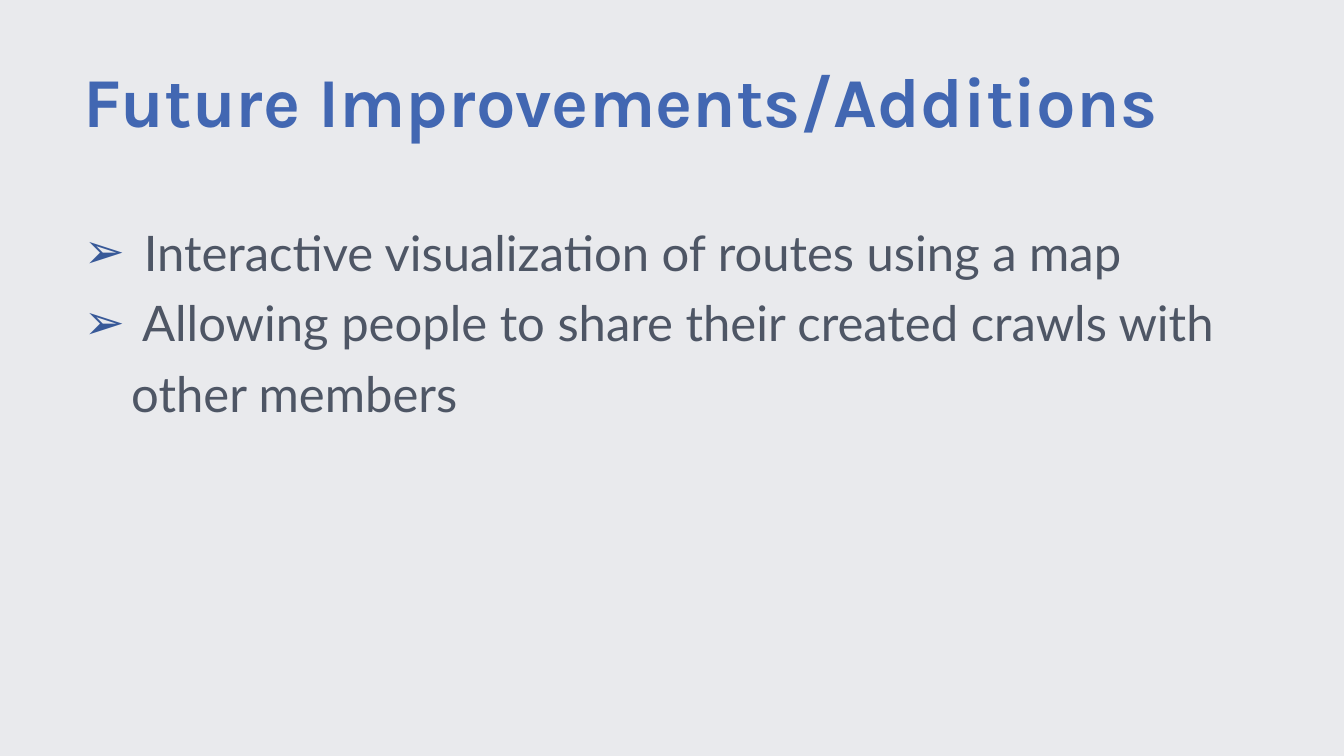
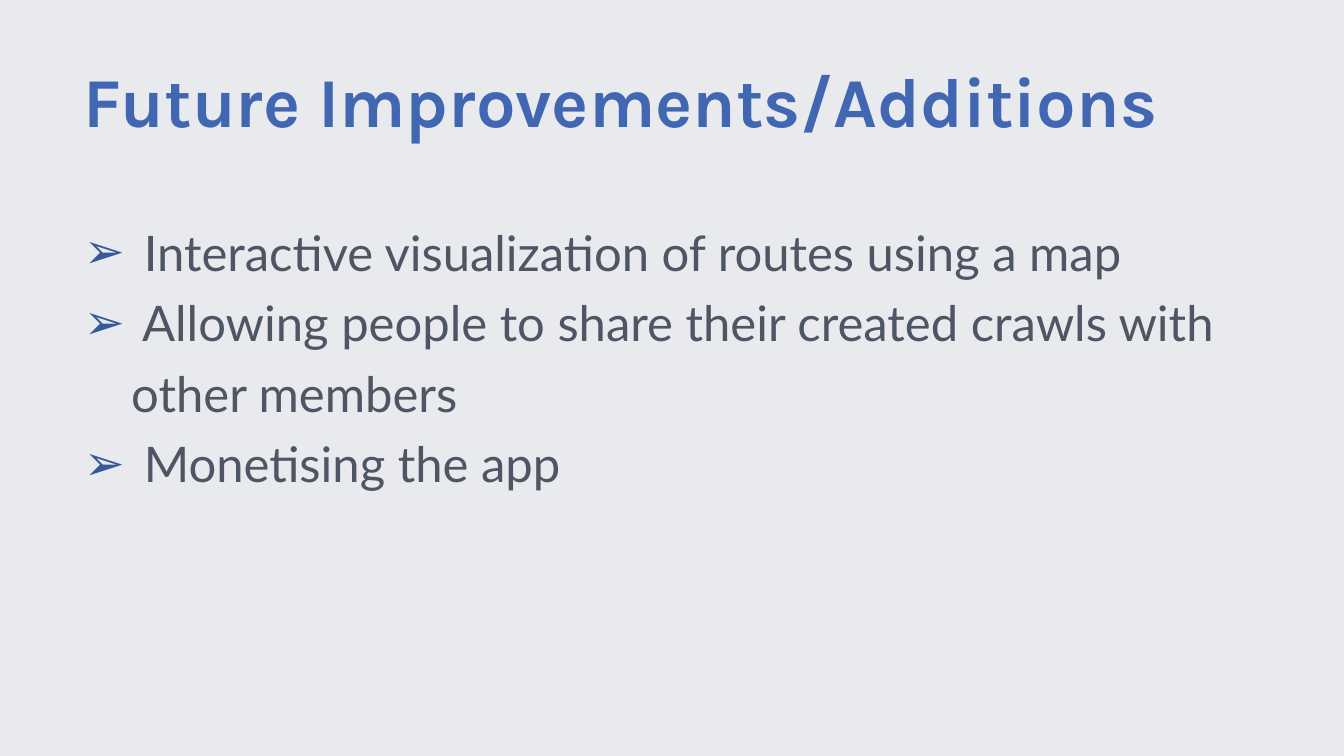
Before and after one commit to matthew-ho/hack-a-crawl, a slide deck: slide 6 of hack1.pptx. Drawn at 1344x756 pixels with LibreOffice and Linux fonts; fonts in the diff are those of the drawing. Boxes give left, top, right and bottom in pixels: in the first picture for what was removed or moved away, otherwise in the second. Text is boxed around its words. In the diff, an @@ line names an element or a change of style, - is before the commit and + after.

```diff
--- a/hack1.pptx
+++ b/hack1.pptx
@@ text at (x1=144, y1=446, x2=560, y2=491): paragraph added @@
+➢ Monetising the app
```
Also in this commit, not shown: 3 other slides changed.
